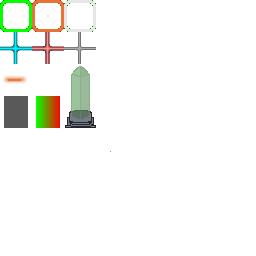
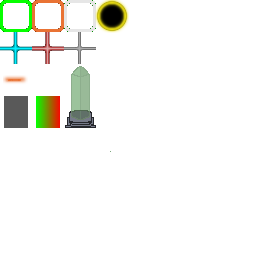
Layer changes from the first 256×256 image to the second:
painted on "Background" over [95, 0, 129, 33]
